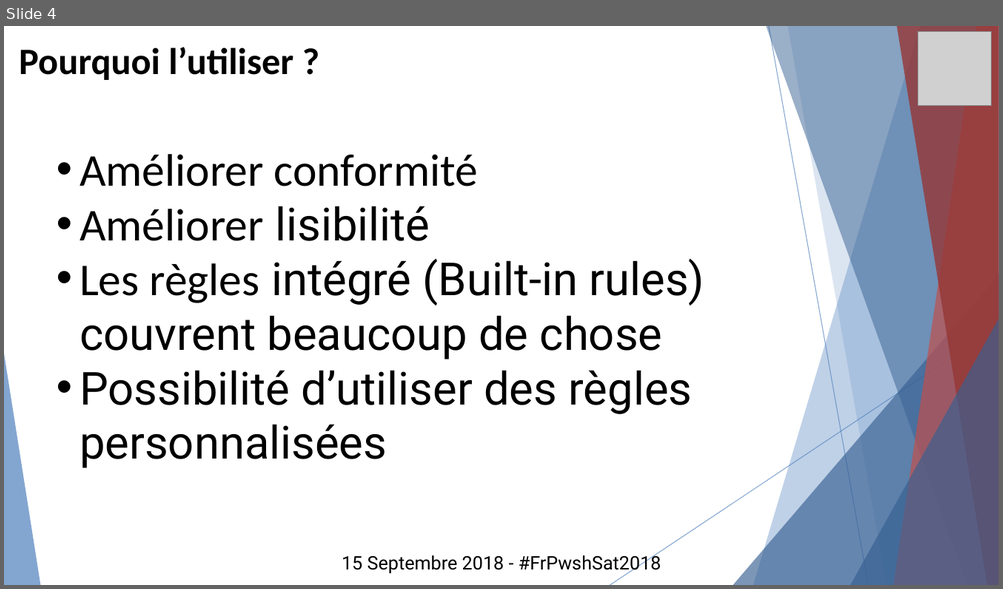
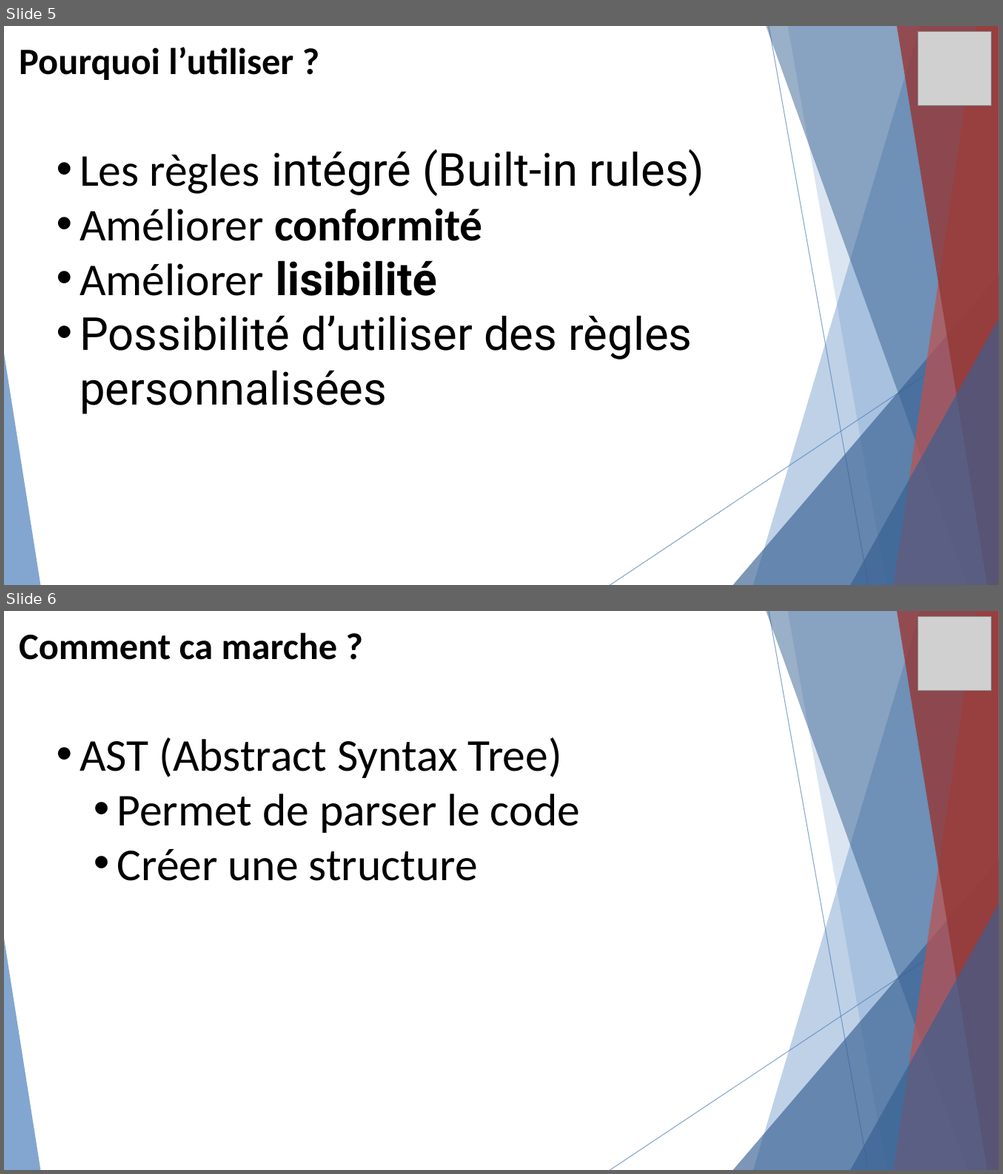
Before and after one commit to lazywinadmin/Presentations, a slide deck: 20190122-Creer_des_regles_custom_PSScriptAnalyzer/FrPSUG-Creer_vos_regles_customs_PSScriptAnalayzer.pptx. Shown one above the other, each under a label of ours: slide 4 before the commit, slides 5 and 6 after it. The pictures are 1003x589 and 1003x1174 pixels, drawn with LibreOffice and Linux fonts; fonts in the diff are those of the drawing; grey boxes stand for pictures. Boxes give left, top, right and bottom in pixels: in the first picture for what was removed or moved away, otherwise in the second. Text is boxed around its words. In the diff, an @@ line names an element or a change of style, - is before the commit and + after.

```diff
--- a/20190122-Creer_des_regles_custom_PSScriptAnalyzer/FrPSUG-Creer_vos_regles_customs_PSScriptAnalayzer.pptx
+++ b/20190122-Creer_des_regles_custom_PSScriptAnalyzer/FrPSUG-Creer_vos_regles_customs_PSScriptAnalayzer.pptx
@@ slide 6 added at bbox=[4, 611, 999, 1170], background #FFFFFF; not listed: 10 template elements that a slide beside it also shows @@
@@ text added at bbox=[19, 632, 337, 660], 36 pt, text #000000, bold @@
+Comment ca marche ?
@@ picture added at bbox=[917, 617, 991, 691] @@
@@ text added at bbox=[79, 738, 580, 881], 44 pt, text #000000 @@
+  • AST (Abstract Syntax Tree)
+    • Permet de parser le code
+    • Créer une structure
@@ what was slide 4 is now slide 5 @@
@@ slide 5 changed as well @@
@@ text at bbox=[79, 150, 705, 196]: paragraph added @@
+  • Les règles intégré (Built-in rules)
@@ text at bbox=[79, 208, 483, 296]: bold on in "conformité", "lisibilité" @@
@@ text at bbox=[79, 259, 705, 360]: paragraph removed @@
-  • Les règles intégré (Built-in rules) couvrent beaucoup de chose
@@ text removed at bbox=[341, 553, 661, 574] @@
-15 Septembre 2018 - #FrPwshSat2018
```
Also in this commit, not shown: 2 other slides changed, 5 other slides added, 3 slides removed.
